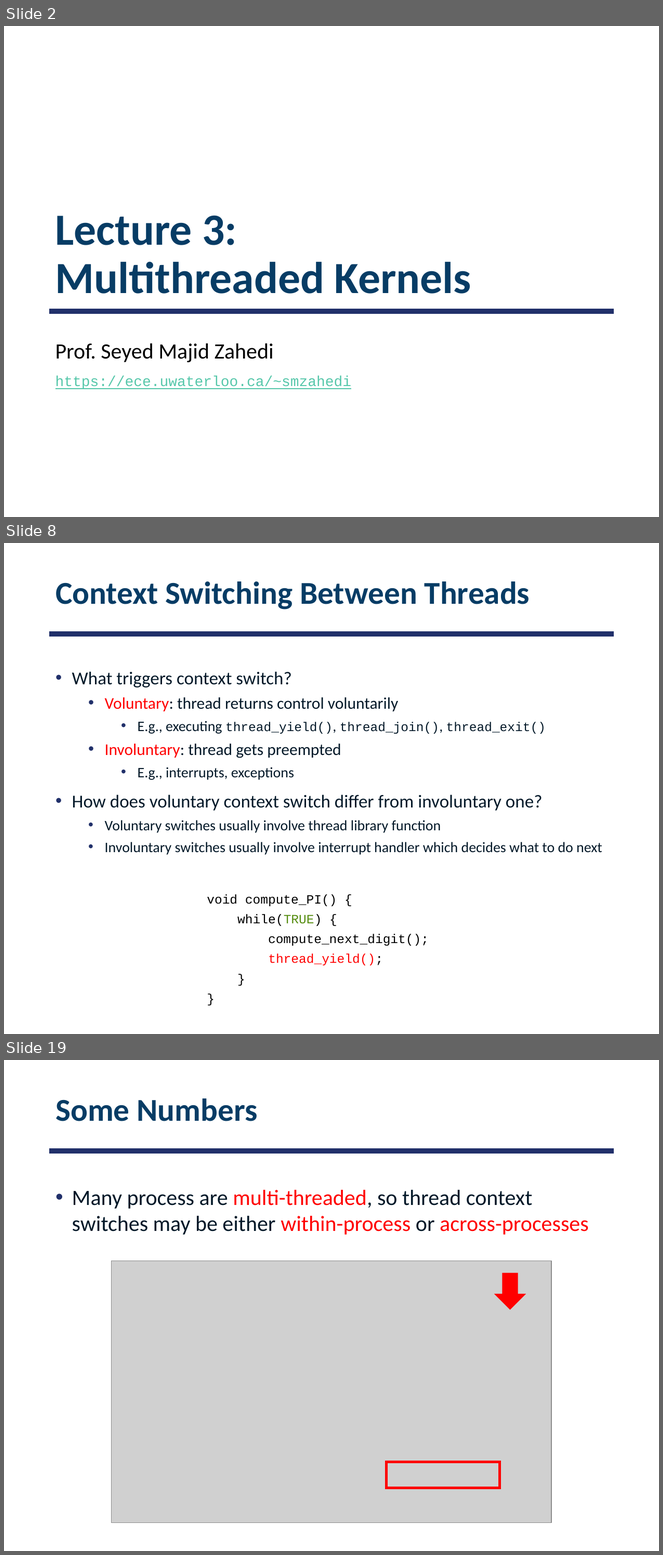
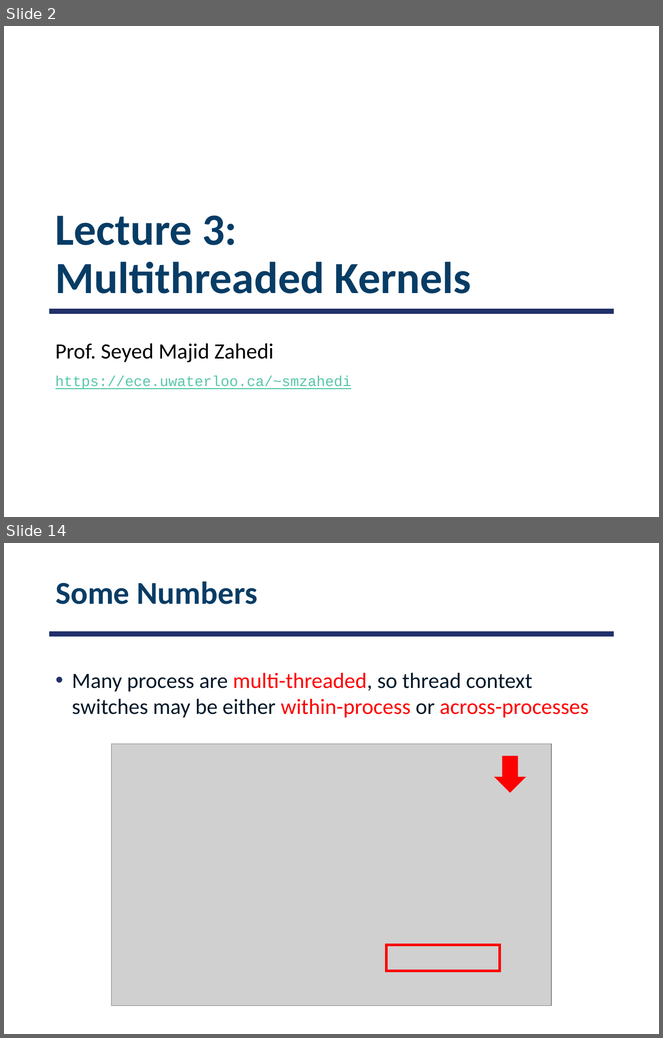
Before and after one commit to smajidzahedi/ECE350, a slide deck: Lectures/03-multithreaded.pptx. Shown one above the other, each under a label of ours: slides 2, 8 and 19 before the commit, slides 2 and 14 after it; the slides between them are not shown. The pictures are 663x1555 and 663x1038 pixels, drawn with LibreOffice and Linux fonts; fonts in the diff are those of the drawing; grey boxes stand for pictures. Boxes give left, top, right and bottom in pixels: in the first picture for what was removed or moved away, otherwise in the second. Text is boxed around its words. In the diff, an @@ line names an element or a change of style, - is before the commit and + after.

```diff
--- a/Lectures/03-multithreaded.pptx
+++ b/Lectures/03-multithreaded.pptx
@@ slide 8 removed at (x1=4, y1=543, x2=659, y2=1034), background #FFFFFF; not listed: 1 template element that a slide beside it also shows @@
@@ title removed at (x1=55, y1=581, x2=530, y2=610) @@
-Context Switching Between Threads
@@ text removed at (x1=72, y1=671, x2=603, y2=855) @@
-• What triggers context switch?
-  • Voluntary: thread returns control voluntarily
-    • E.g., executing thread_yield(), thread_join(), thread_exit()
-  • Involuntary: thread gets preempted
-    • E.g., interrupts, exceptions
-• How does voluntary context switch differ from involuntary one?
-  • Voluntary switches usually involve thread library function
-  • Involuntary switches usually involve interrupt handler which decides what to do next
@@ text removed at (x1=207, y1=895, x2=429, y2=966) @@
-void compute_PI() {
-while(TRUE) {
-compute_next_digit();
-thread_yield();
-}
-}
@@ what was slide 19 is now slide 14 @@
```
Also in this commit, not shown: 11 slides changed, 5 slides added, 7 other slides removed, 1 other file.
